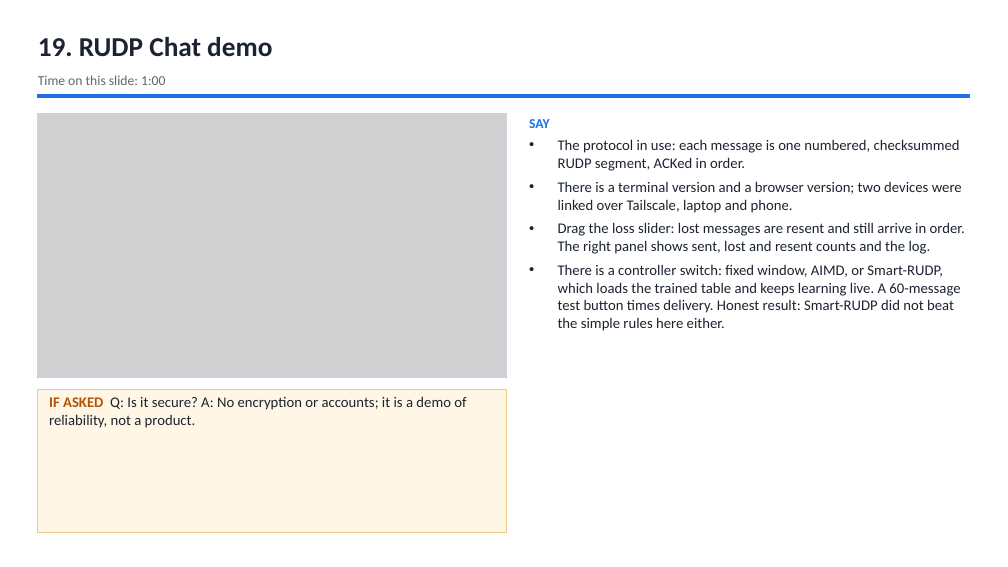
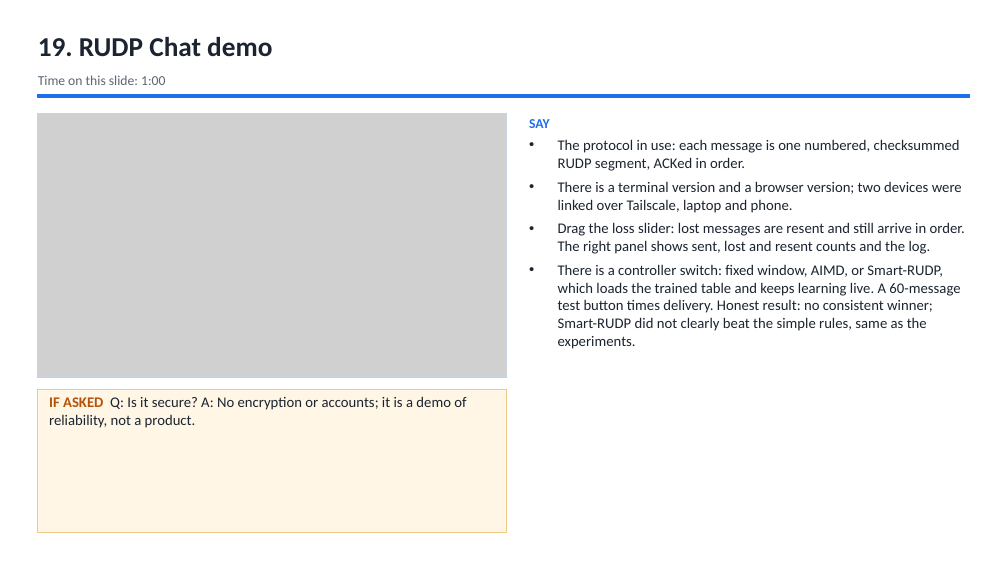
Before and after one commit to Capsturrrr/rudp, a slide deck: slide 21 of docs/final/RUDP_Host_Guide.pptx. Drawn at 1008x567 pixels with LibreOffice and Linux fonts; fonts in the diff are those of the drawing; grey boxes stand for pictures. Boxes give left, top, right and bottom in pixels: in the first picture for what was removed or moved away, otherwise in the second. Text is boxed around its words. In the diff, an @@ line names an element or a change of style, - is before the commit and + after.

```diff
--- a/docs/final/RUDP_Host_Guide.pptx
+++ b/docs/final/RUDP_Host_Guide.pptx
@@ text at box(558, 264, 960, 349): text changed @@
-• There is a controller switch: fixed window, AIMD, or Smart-RUDP, which loads the trained table and keeps learning live. A 60-message test button times delivery. Honest result: Smart-RUDP did not beat the simple rules here either.
+• There is a controller switch: fixed window, AIMD, or Smart-RUDP, which loads the trained table and keeps learning live. A 60-message test button times delivery. Honest result: no consistent winner; Smart-RUDP did not clearly beat the simple rules, same as the experiments.
```
Also in this commit, not shown: 6 other files.
